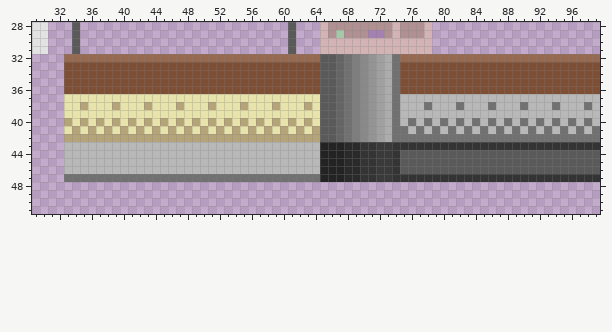
A pixel-art file gets an edit: Assets/Artwork/Tileset.aseprite. Above is the file before it was changed.
500x500 pixels, 1 frame. Colours within 5 levels of each other are drawn and written as one. Shown: x 29..99, y 28..51.
New version:
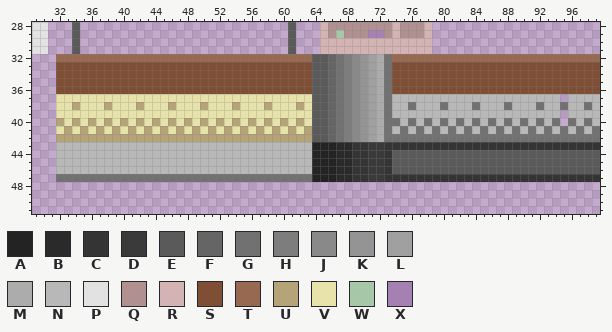
Palette (. is transparent): A #232323  B #2a2a2a  C #343434  D #3a3a3a  E #5a5a5a  F #656565  G #717171  H #7d7d7d  J #898989  K #949494  L #a0a0a0  M #acacac  N #b8b8b8  P #e2e2e2  Q #b09090  R #d3b3b3  S #7f4f35  T #966950  U #b6a479  V #e8e3aa  W #a7c7a9  X #a481b2
The edit:
Layer "Layer 1":
The edit turns colour G into colour A in row 47 at x 64.
The edit turns colour N into colour A in rows 43 to 46 at x 64.
The edit turns colour A into colour B in rows 43 to 47 at x 67.
The edit turns colour B into colour C in rows 43 to 47 at x 69.
The edit turns colour D into colour C in rows 43 to 47 at x 73.
The edit turns colour C into colour D in rows 43 to 47 at x 71.
The edit turns colour C into colour E in rows 44 to 46 at x 74.
The edit turns colour S into colour E in rows 33 to 36 at x 64.
The edit turns colour T into colour E in row 32 at x 64.
The edit turns colour U into colour E in rows 41 to 42 at x 64.
The edit turns colour V into colour E in rows 37 to 40 at x 64.
The edit turns colour E into colour F in rows 32 to 42 at x 66.
There is now colour G in row 47 at x 32.
The edit turns colour F into colour G in rows 32 to 42 at x 67.
The edit turns colour M into colour G in rows 32 to 42 at x 73.
The edit turns colour N into colour G in row 38 at x 76, 80, 84, 88, 92 and 95.
The edit turns colour G into colour H in rows 32 to 42 at x 68.
The edit turns colour H into colour J in rows 32 to 42 at x 69.
The edit turns colour J into colour K in rows 32 to 42 at x 70.
The edit turns colour K into colour L in rows 32 to 42 at x 71.
The edit turns colour L into colour M in rows 32 to 42 at x 72.
There is now colour N in rows 43 to 46 at x 32.
The edit turns colour G into colour N in row 37 at x 74; in row 38 at x 74, 78, 82, 86, 90 and 94; in row 39 at x 74; in row 41 at x 74.
There is now colour S in rows 33 to 36 at x 32.
The edit turns colour G into colour S in rows 33 to 36 at x 74.
There is now colour T in row 32 at x 32.
The edit turns colour G into colour T in row 32 at x 74.
There is now colour U in row 40 at x 32; in row 42 at x 32.
The edit turns colour V into colour U in row 38 at x 34, 38, 42, 46, 50, 54, 58 and 62; in row 40 at x 34, 36, 38, 40, 42, 44, 46, 48, 50, 52, 54, 56, 58, 60 and 62; in row 41 at x 33, 35, 37, 39, 41, 43, 45, 47, 49, 51, 53, 55, 57, 59, 61 and 63.
There is now colour V in rows 37 to 39 at x 32; in row 41 at x 32.
The edit turns colour U into colour V in row 38 at x 35, 39, 43, 47, 51, 55, 59 and 63; in row 40 at x 33, 35, 37, 39, 41, 43, 45, 47, 49, 51, 53, 55, 57, 59, 61 and 63; in row 41 at x 34, 36, 38, 40, 42, 44, 46, 48, 50, 52, 54, 56, 58, 60 and 62.
The author cleared colour N in row 37 at x 95; in rows 39 to 40 at x 95.
Boxes around the changes in both pictures, in picture pixels (x1, y1, x2, y2):
changed: (56, 54, 568, 182)
